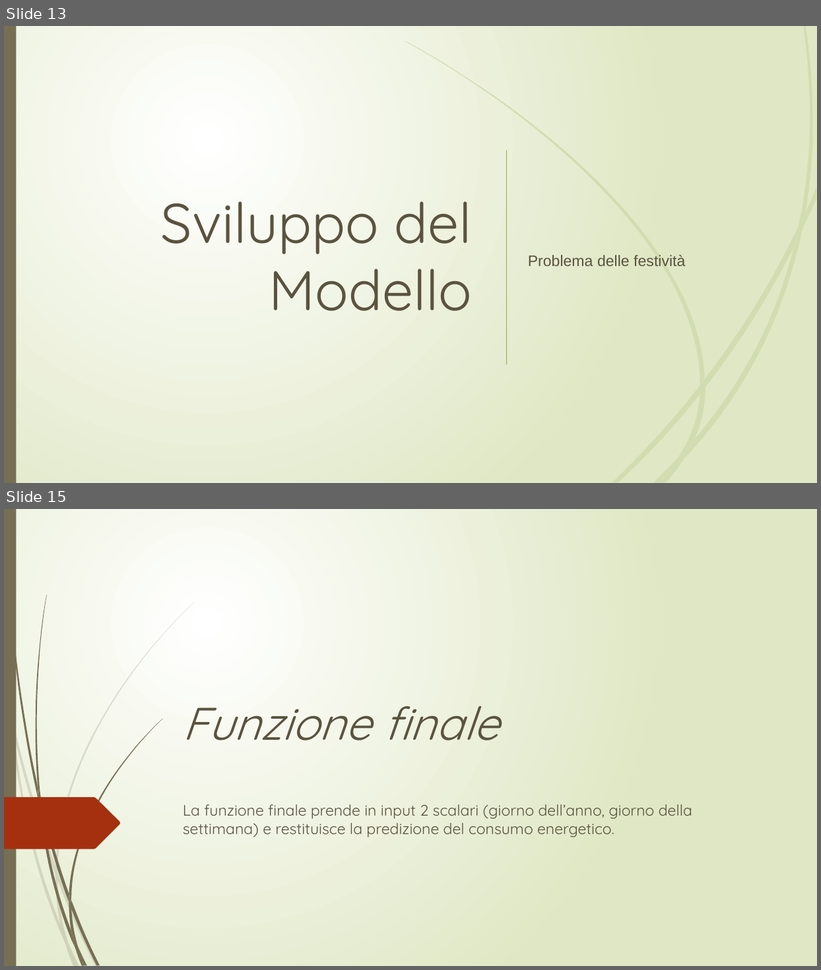
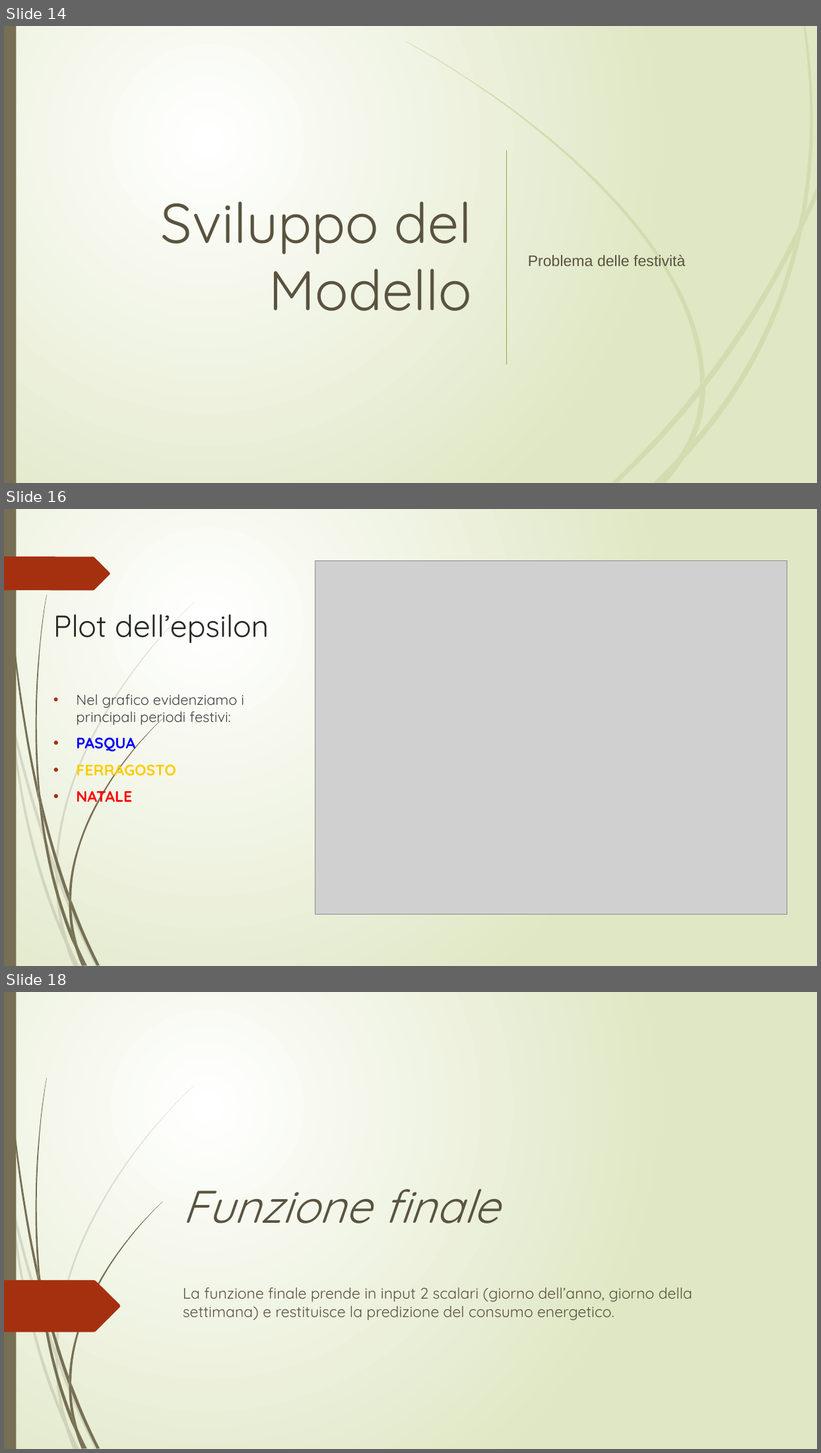
Before and after one commit to r1cky0/Italian-energy-consumption-prediction, a slide deck: presentazione_imad.pptx. Shown one above the other, each under a label of ours: slides 13 and 15 before the commit, slides 14, 16 and 18 after it; the slides between them are not shown. The pictures are 821x970 and 821x1453 pixels, drawn with LibreOffice and Linux fonts; fonts in the diff are those of the drawing; grey boxes stand for pictures. Boxes give left, top, right and bottom in pixels: in the first picture for what was removed or moved away, otherwise in the second. Text is boxed around its words. In the diff, an @@ line names an element or a change of style, - is before the commit and + after.

```diff
--- a/presentazione_imad.pptx
+++ b/presentazione_imad.pptx
@@ slide 16 added at (4,509,817,966), background gradient #FFFFFF to #DFE8C4; not listed: 23 template elements that a slide beside it also shows @@
@@ freeform shape added at (4,557,110,590), fill #A53010 @@
@@ picture added at (315,561,787,915) @@
@@ title added at (54,615,269,644), 36 pt, text #262626 @@
+Plot dell’epsilon
@@ text added at (76,694,244,807), 17 pt, text #404040 @@
+• Nel grafico evidenziamo i principali periodi festivi:
+• PASQUA
+• FERRAGOSTO
+• NATALE
@@ what was slide 13 is now slide 14 @@
@@ what was slide 15 is now slide 18 @@
```
Also in this commit, not shown: 2 slides changed, 2 other slides added, 2 other files.
